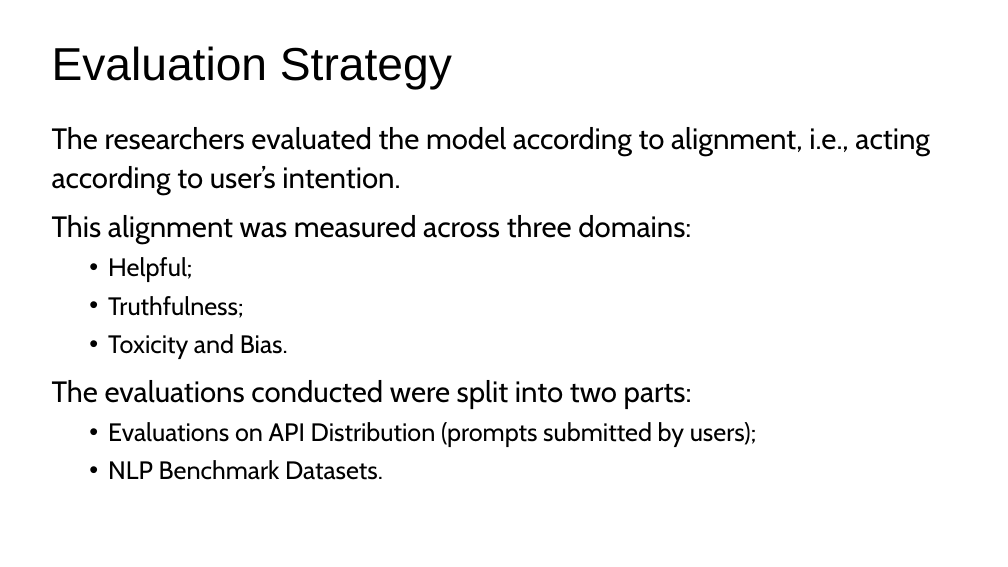
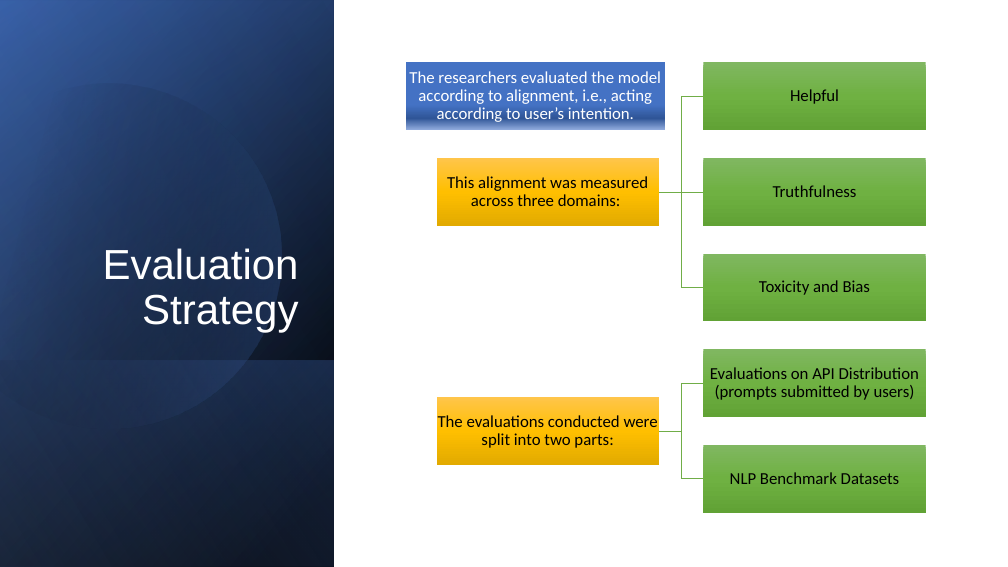
Before and after one commit to logus2k/genai_paper, a slide deck: slide 17 of final/final_version.pptx. Drawn at 1008x567 pixels with LibreOffice and Linux fonts; fonts in the diff are those of the drawing. Boxes give left, top, right and bottom in pixels: in the first picture for what was removed or moved away, otherwise in the second. Text is boxed around its words. In the diff, an @@ line names an element or a change of style, - is before the commit and + after.

Commit message:
Insert a template and update the presentation styles [R. Kayseller]

```diff
--- a/final/final_version.pptx
+++ b/final/final_version.pptx
@@ rectangle added at <box>0,0,334,567</box>, fill gradient #000000 to #2F5597 @@
@@ rectangle added at <box>0,1,334,567</box>, fill gradient #000000 to #4472C4 @@
@@ rectangle added at <box>0,0,334,567</box>, fill gradient #000000 to #8FAADC @@
@@ freeform shape added at <box>0,42,323,464</box>, fill gradient #000000 to #4472C4 @@
@@ title "Evaluation Strategy": place and size @@
-title "Evaluation Strategy" at <box>52,46,452,89</box>
+title "Evaluation Strategy" at <box>103,248,299,332</box>
@@ title "Evaluation Strategy" at <box>103,248,299,332</box>: size 44 to 40 pt, text colour #000000 to #FFFFFF; alignment left to right; vertical alignment middle to bottom @@
@@ text removed at <box>52,127,930,480</box> @@
-The researchers evaluated the model according to alignment, i.e., acting according to user’s intention.
-This alignment was measured across three domains:
-  • Helpful;
-  • Truthfulness;
-  • Toxicity and Bias.
-The evaluations conducted were split into two parts:
-  • Evaluations on API Distribution (prompts submitted by users);
-  • NLP Benchmark Datasets.
@@ rectangle added at <box>0,360,334,567</box>, fill gradient #4472C4 to #000000 @@
@@ group added at <box>405,62,926,513</box>: 8 rectangles, 8 texts, 5 freeform shapes @@
+The researchers evaluated the model according to alignment, i.e., acting according to user’s intention.
+This alignment was measured across three domains:
+Helpful
+Truthfulness
+Toxicity and Bias
+The evaluations conducted were split into two parts:
+Evaluations on API Distribution (prompts submitted by users)
+NLP Benchmark Datasets
```
Also in this commit, not shown: 26 other slides changed, 1 other file.
